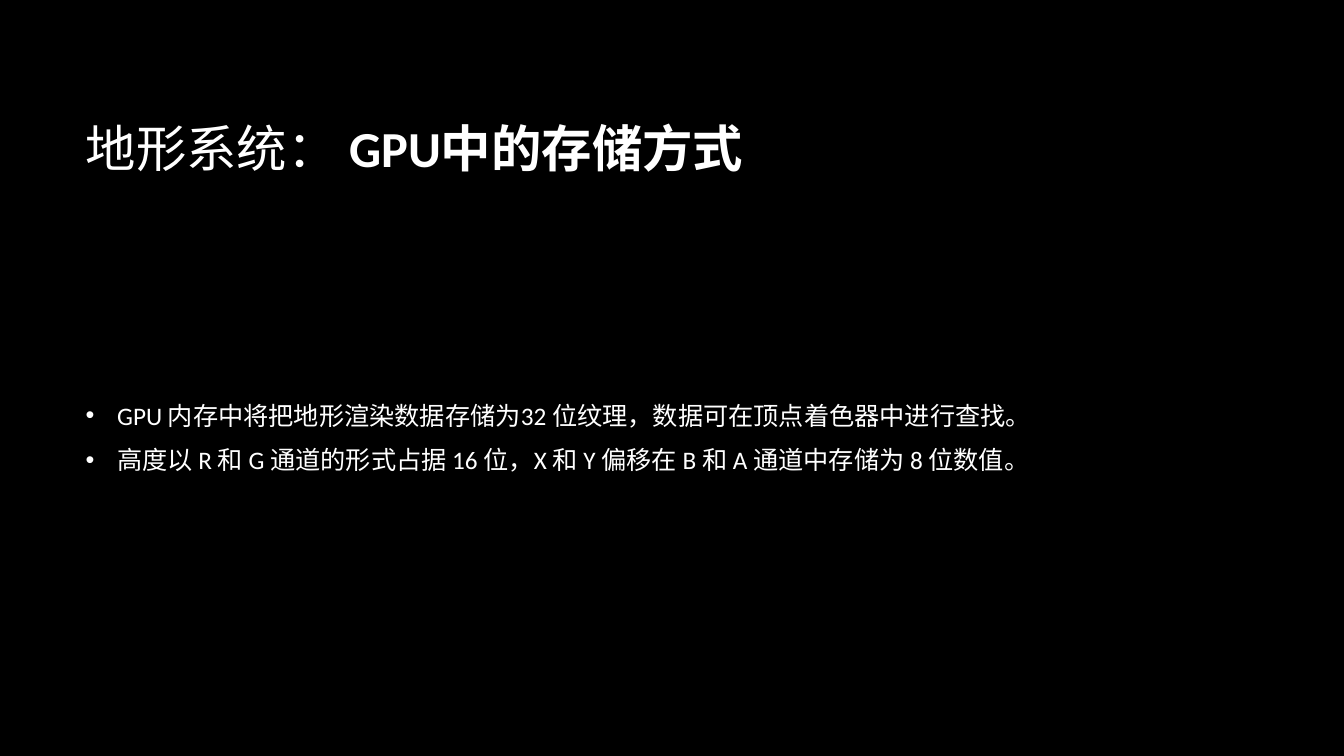
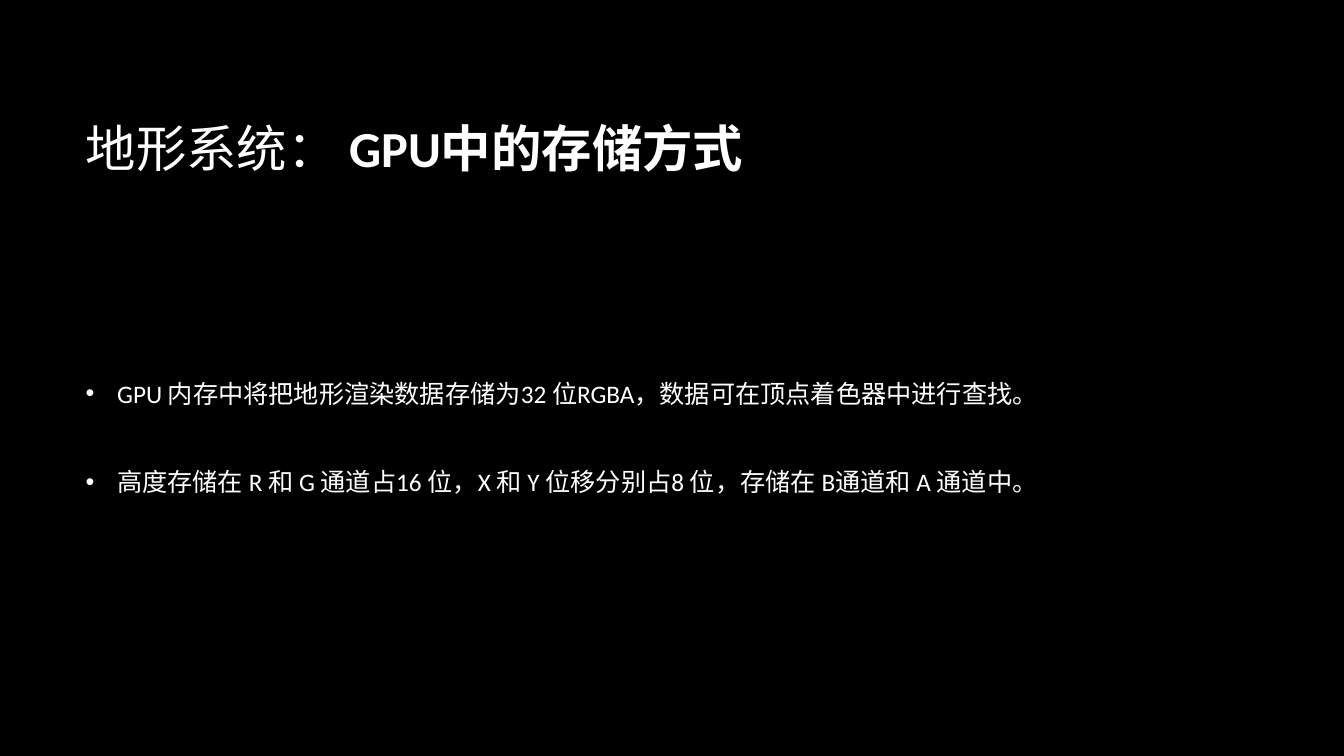
Before and after one commit to BattalionCommander/UE4_C-_Notes, a slide deck: slide 9 of Unreal engine 4.pptx (slide 5 before the commit). Drawn at 1344x756 pixels with LibreOffice and Linux fonts; fonts in the diff are those of the drawing; background and template pictures are left out. Boxes give left, top, right and bottom in pixels: in the first picture for what was removed or moved away, otherwise in the second. Text is boxed around its words. In the diff, an @@ line names an element or a change of style, - is before the commit and + after.

```diff
--- a/Unreal engine 4.pptx
+++ b/Unreal engine 4.pptx
@@ text at [117, 381, 1038, 494]: text changed @@
-• GPU 内存中将把地形渲染数据存储为32 位纹理，数据可在顶点着色器中进行查找。
-• 高度以 R 和 G 通道的形式占据 16 位，X 和 Y 偏移在 B 和 A 通道中存储为 8 位数值。
+• GPU 内存中将把地形渲染数据存储为32 位RGBA，数据可在顶点着色器中进行查找。
+• 高度存储在 R 和 G 通道占16 位，X 和 Y 位移分别占8 位，存储在 B通道和 A 通道中。
```
Also in this commit, not shown: 12 other slides changed, 4 slides added, 2 other files.
